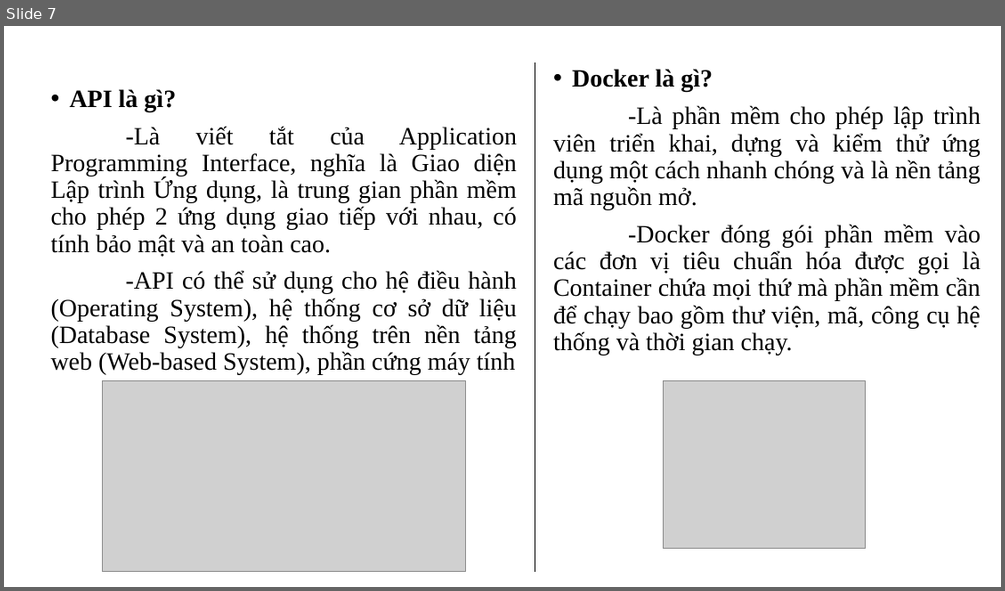
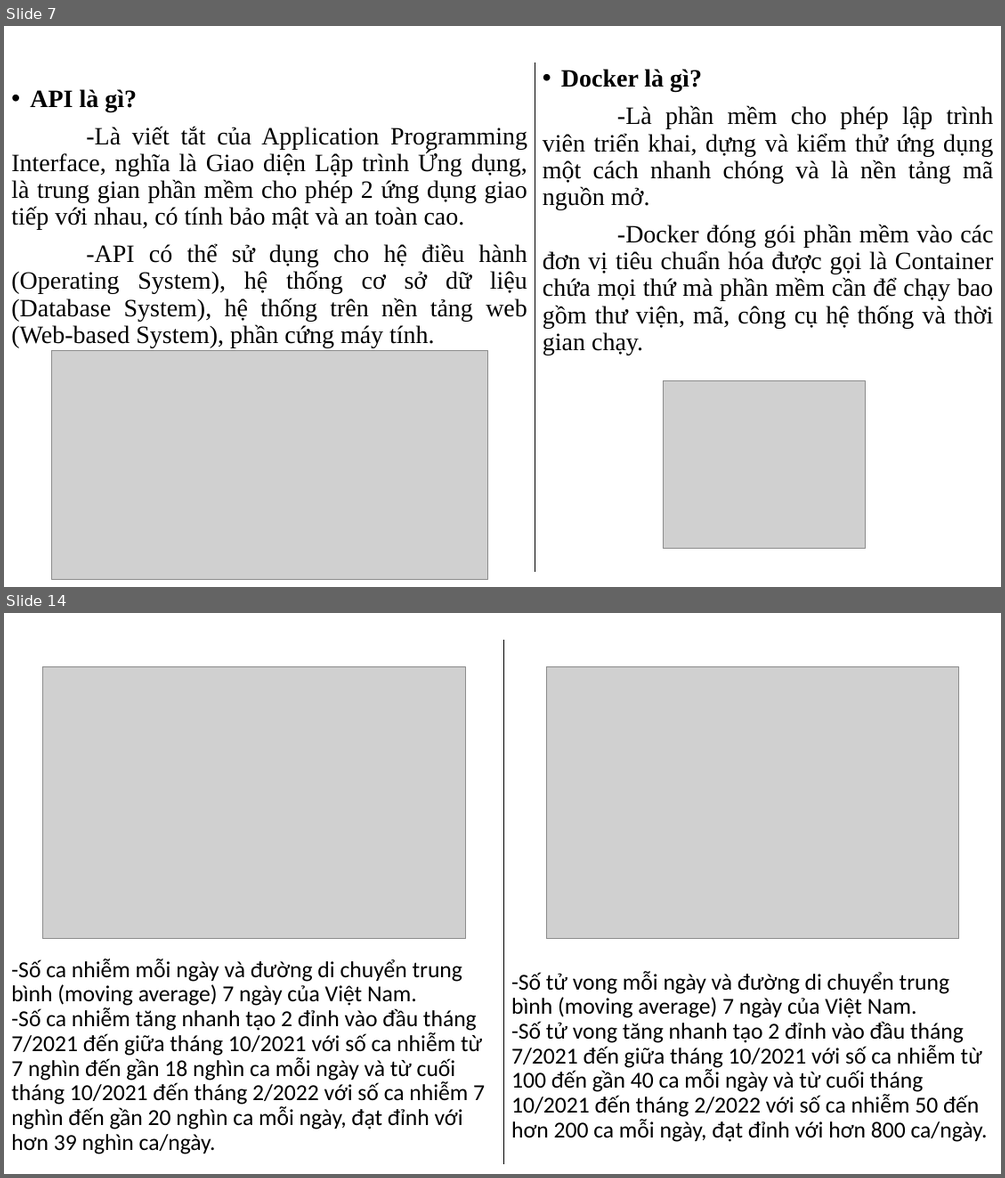
Before and after one commit to tanduy2407/Covid-19, a slide deck: data/DATH_HK1_2122_41502101_PhamHoangTanDuy.pptx. Shown one above the other, each under a label of ours: slide 7 before the commit, slides 7 and 14 after it; the slides between them are not shown. The pictures are 1005x591 and 1005x1178 pixels, drawn with LibreOffice and Linux fonts; fonts in the diff are those of the drawing; grey boxes stand for pictures; background and template pictures are left out. Boxes give left, top, right and bottom in pixels: in the first picture for what was removed or moved away, otherwise in the second. Text is boxed around its words. In the diff, an @@ line names an element or a change of style, - is before the commit and + after.

```diff
--- a/data/DATH_HK1_2122_41502101_PhamHoangTanDuy.pptx
+++ b/data/DATH_HK1_2122_41502101_PhamHoangTanDuy.pptx
@@ slide 14 added at bbox=[4, 613, 1001, 1174], background #FFFFFF @@
@@ line added from (504, 640) to (504, 1164), #000000 0.5 pt @@
@@ picture added at bbox=[42, 666, 465, 938] @@
@@ picture added at bbox=[546, 666, 959, 938] @@
@@ title added at bbox=[11, 958, 485, 1154], 22 pt, text #000000 @@
+-Số ca nhiễm mỗi ngày và đường di chuyển trung bình (moving average) 7 ngày của Việt Nam.
+-Số ca nhiễm tăng nhanh tạo 2 đỉnh vào đầu tháng 7/2021 đến giữa tháng 10/2021 với số ca nhiễm từ 7 nghìn đến gần 18 nghìn ca mỗi ngày và từ cuối tháng 10/2021 đến tháng 2/2022 với số ca nhiễm 7 nghìn đến gần 20 nghìn ca mỗi ngày, đạt đỉnh với hơn 39 nghìn ca/ngày.
@@ text added at bbox=[511, 971, 987, 1142], 22 pt, text #000000 @@
+-Số tử vong mỗi ngày và đường di chuyển trung bình (moving average) 7 ngày của Việt Nam.
+-Số tử vong tăng nhanh tạo 2 đỉnh vào đầu tháng 7/2021 đến giữa tháng 10/2021 với số ca nhiễm từ 100 đến gần 40 ca mỗi ngày và từ cuối tháng 10/2021 đến tháng 2/2022 với số ca nhiễm 50 đến hơn 200 ca mỗi ngày, đạt đỉnh với hơn 800 ca/ngày.
@@ slide 7 changed as well @@
@@ text "Docker là gì?" rewrapped from bbox=[553, 69, 980, 354] to bbox=[542, 69, 994, 354] @@
@@ text "API là gì?": place and size @@
-text "API là gì?" at bbox=[51, 89, 517, 375]
+text "API là gì?" at bbox=[11, 89, 527, 347]
@@ text at bbox=[11, 243, 527, 347]: text changed @@
--API có thể sử dụng cho hệ điều hành (Operating System), hệ thống cơ sở dữ liệu (Database System), hệ thống trên nền tảng web (Web-based System), phần cứng máy tính
+-API có thể sử dụng cho hệ điều hành (Operating System), hệ thống cơ sở dữ liệu (Database System), hệ thống trên nền tảng web (Web-based System), phần cứng máy tính.
@@ picture: place and size @@
-picture at bbox=[102, 380, 465, 572]
+picture at bbox=[51, 350, 487, 579]
```
Also in this commit, not shown: 13 other slides changed, 3 other slides added, 10 slides removed, 11 other files.
